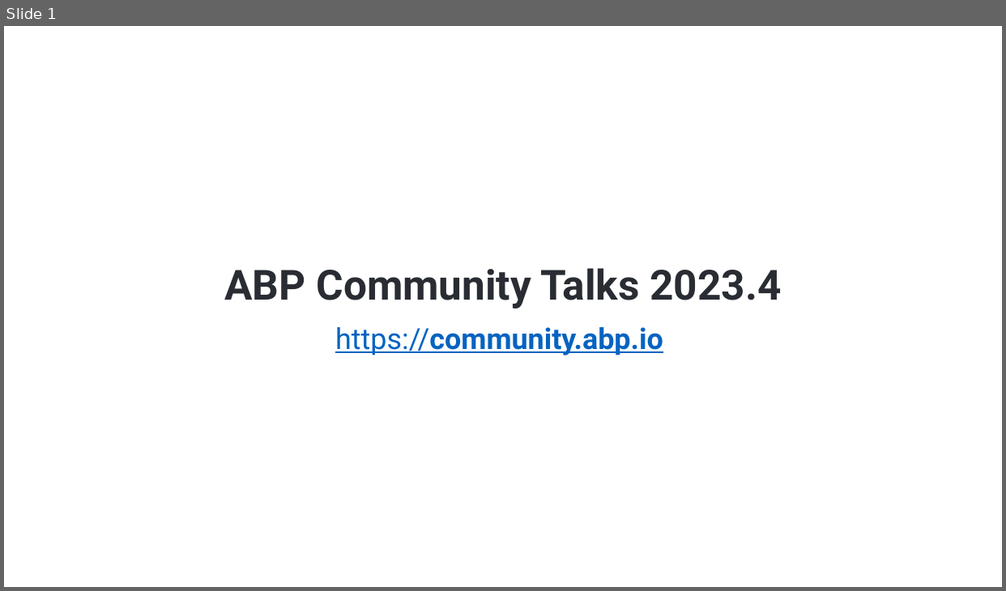
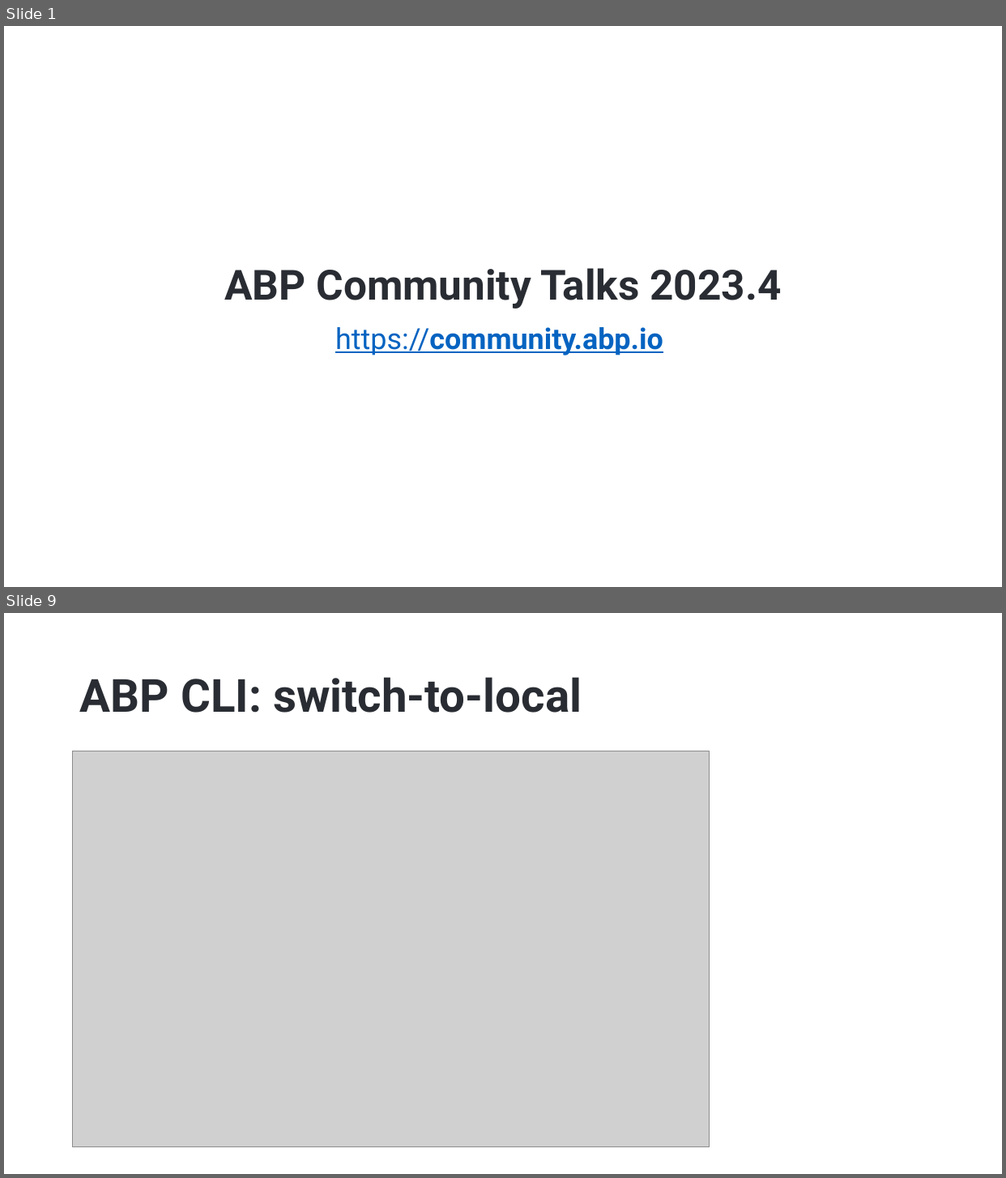
Before and after one commit to hikalkan/presentations, a slide deck: 2023-05-30 ABP Community Talks 2023.4/ABP Comm Talks 2023.4.pptx. Shown one above the other, each under a label of ours: slide 1 before the commit, slides 1 and 9 after it; the slides between them are not shown. The pictures are 1006x591 and 1006x1178 pixels, drawn with LibreOffice and Linux fonts; fonts in the diff are those of the drawing; grey boxes stand for pictures; background and template pictures are left out. Boxes give left, top, right and bottom in pixels: in the first picture for what was removed or moved away, otherwise in the second. Text is boxed around its words. In the diff, an @@ line names an element or a change of style, - is before the commit and + after.

```diff
--- a/2023-05-30 ABP Community Talks 2023.4/ABP Comm Talks 2023.4.pptx
+++ b/2023-05-30 ABP Community Talks 2023.4/ABP Comm Talks 2023.4.pptx
@@ slide 9 added at [4, 613, 1002, 1174], background picture (left out) @@
@@ title added at [80, 677, 582, 713], 44 pt, text #292D33, bold @@
+ABP CLI: switch-to-local
@@ picture added at [73, 752, 710, 1148] @@
```
Also in this commit, not shown: 1 slide changed, 12 other slides added, 7 slides removed.
